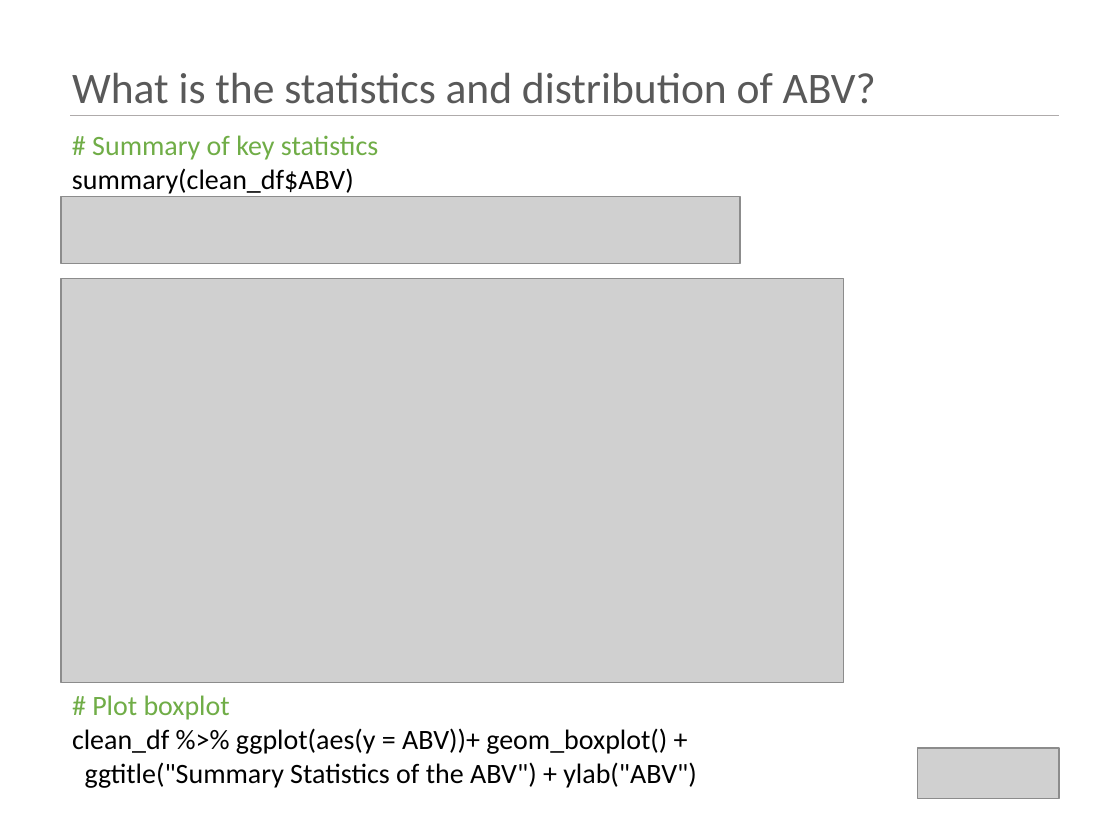
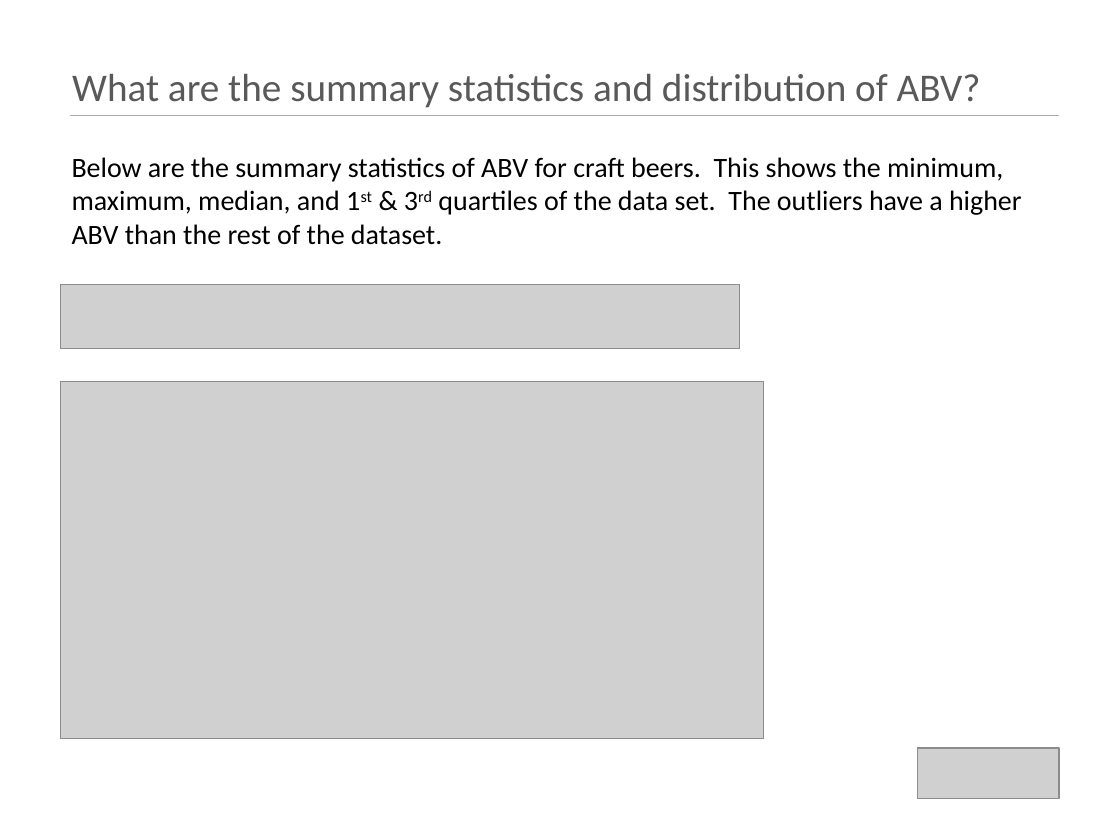
Before and after one commit to kristxh/6306-CaseStudy1-Beer, a slide deck: slide 6 of case_study_1_budweiser.pptx (slide 12 before the commit). Drawn at 1120x840 pixels with LibreOffice and Linux fonts; fonts in the diff are those of the drawing; grey boxes stand for pictures. Boxes give left, top, right and bottom in pixels: in the first picture for what was removed or moved away, otherwise in the second. Text is boxed around its words. In the diff, an @@ line names an element or a change of style, - is before the commit and + after.

```diff
--- a/case_study_1_budweiser.pptx
+++ b/case_study_1_budweiser.pptx
@@ title at [72,74,981,108]: text changed; size 28 to 25.2 pt @@
-What is the statistics and distribution of ABV?
+What are the summary statistics and distribution of ABV?
@@ text removed at [72,135,378,194] @@
-# Summary of key statistics
-summary(clean_df$ABV)
@@ text added at [72,157,1022,245], 18 pt, text #000000 @@
+Below are the summary statistics of ABV for craft beers. This shows the minimum, maximum, median, and 1st & 3rd quartiles of the data set. The outliers have a higher ABV than the rest of the dataset.
@@ picture: place and size @@
-picture at [60,197,739,263]
+picture at [60,284,739,347]
@@ picture: place and size @@
-picture at [60,279,843,683]
+picture at [60,382,764,739]
@@ text removed at [72,695,697,788] @@
-# Plot boxplot
-clean_df %>% ggplot(aes(y = ABV))+ geom_boxplot() +
-ggtitle("Summary Statistics of the ABV") + ylab("ABV")
```
Also in this commit, not shown: 12 other slides changed, 9 slides removed.
